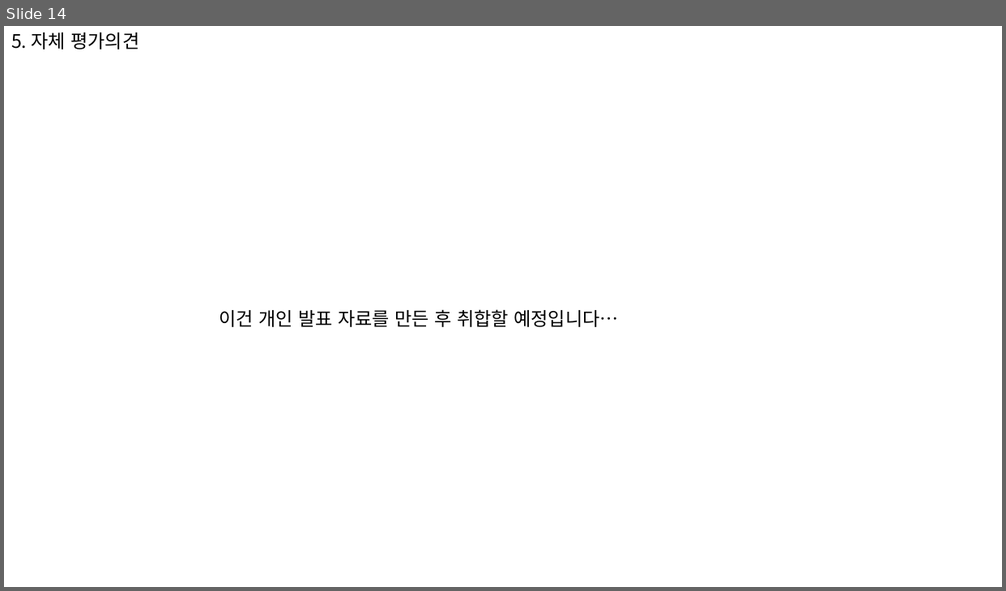
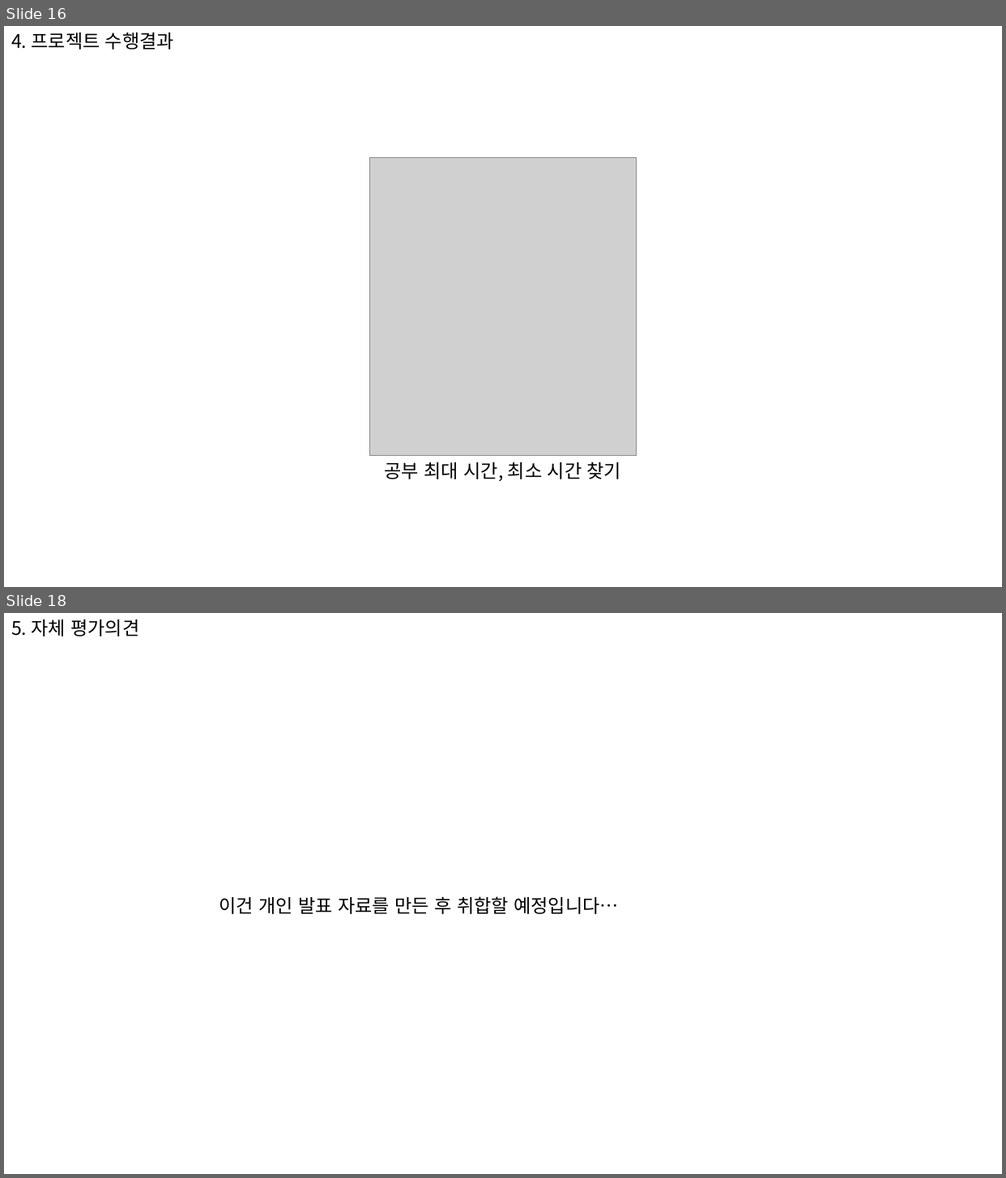
Before and after one commit to 909ma/Group-Study-Service, a slide deck: 기타/PPT/초안.pptx. Shown one above the other, each under a label of ours: slide 14 before the commit, slides 16 and 18 after it; the slides between them are not shown. The pictures are 1006x591 and 1006x1178 pixels, drawn with LibreOffice and Linux fonts; fonts in the diff are those of the drawing; grey boxes stand for pictures. Boxes give left, top, right and bottom in pixels: in the first picture for what was removed or moved away, otherwise in the second. Text is boxed around its words. In the diff, an @@ line names an element or a change of style, - is before the commit and + after.

```diff
--- a/기타/PPT/초안.pptx
+++ b/기타/PPT/초안.pptx
@@ slide 16 added at [4,26,1002,587], background #FFFFFF @@
@@ text added at [11,32,174,49], 18 pt, text #000000 @@
+4. 프로젝트 수행결과
@@ picture added at [370,158,637,456] @@
@@ text added at [385,462,622,481], 18 pt, text #000000 @@
+공부 최대 시간, 최소 시간 찾기
@@ what was slide 14 is now slide 18 @@
```
Also in this commit, not shown: 5 slides changed, 3 other slides added, 22 other files.
